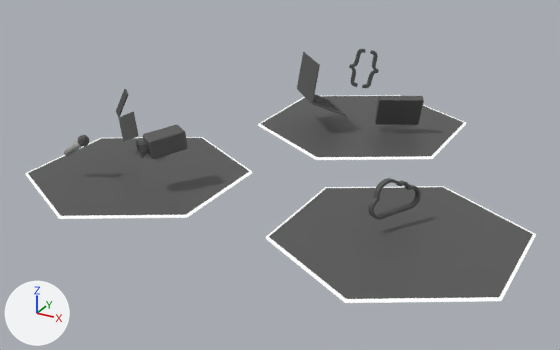
Before and after pictures for a commit that changed the glTF model public/models/LANDING.glb.
One viewpoint serves both versions: a 50 mm camera at (7.31, -14.18, 7.04) aimed at (-0.52, 0.05, -0.08). Arrows for +X, +Y and +Z are at lower left; the lights stay in place. Where no turn or scale is listed for an object, it has been applied to the vertices. Vertices at the same position are counted once.
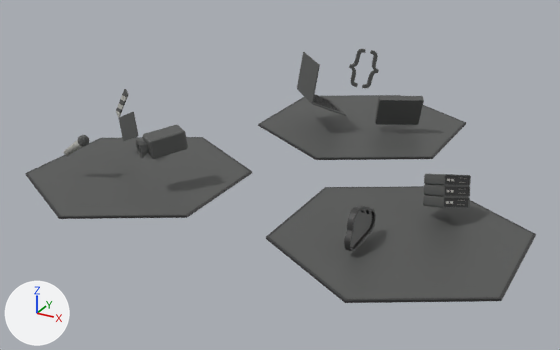
Diff of the bpy script that builds the scene:
```diff
--- a/public/models/LANDING.glb.py
+++ b/public/models/LANDING.glb.py
@@ mat_material_003 @@
+mat_material_003 = principled_material('Material.003')
+mat_material_003.base_color = (0.0385, 0.0385, 0.0385)  # black #373737
@@ me_circle @@
 me_circle.from_pydata(...)  # 24 vertices, 44 faces; spans x 0.89..5.28, y -4.32..0.76, z 0.1..0.15
 # used by ob_circle; location = (0.0, 0.0, 0.0)
+# me_circle part 1: all 36 faces that had it switch from mat_material_002 (black #000000) to mat_material_003 (black #373737)
 me_circle.materials.append(mat_material_001)
@@ me_circle_001 @@
 me_circle_001.from_pydata(...)  # 24 vertices, 44 faces; spans x -2.35..2.35, y 0.85..6.28, z 0.1..0.15
 # used by ob_circle_001; location = (0.0, 0.0, 0.0)
+# me_circle_001 part 2: all 36 faces that had it switch from mat_material_002 (black #000000) to mat_material_003 (black #373737)
 me_circle_001.materials.append(mat_material_001)
@@ me_circle_002 @@
 me_circle_002.from_pydata(...)  # 24 vertices, 44 faces; spans x -5.26..-0.91, y -4.29..0.73, z 0.11..0.15
 # used by ob_circle_002; location = (0.0, 0.0, 0.0)
+# me_circle_002 part 3: all 36 faces that had it switch from mat_material_002 (black #000000) to mat_material_003 (black #373737)
 me_circle_002.materials.append(mat_material_001)
@@ me_plane_001 @@
 # used by ob_cloud; parent = ob_empty; location = (2.755, -1.629, 0.751); rotation_euler = (0.832, 1.478, 0.282), in degrees (48, 85, 16); scale = (0.429, 0.429, 0.429)
-me_plane_001.from_pydata(...)  # 208 vertices, 416 faces; spans x -1.05..0.63, y -1.15..1.51, z 0.01..0.27
+me_plane_001.from_pydata(...)  # 312 vertices, 674 faces; spans x -1.05..0.63, y -1.15..1.51, z 0.01..0.27
+# me_plane_001 part 4: 104 vertices added at x -1.05..0.63, y -1.15..1.51, z 0.14
+# me_plane_001 part 5: 208 faces spanning x -1.05..0.63, y -1.15..1.51, z 0.01..0.27 switch from mat_material_001 (dark grey #565856) to mat_material_003 (black #373737)
@@ me_cube_011 @@
+me_cube_011.from_pydata(...)  # 140 vertices, 268 faces; spans x -0.439..0.45, y -0.435..0.428, z -0.257..0.262
+# faces by material slot: [146, 68, 54]
+me_cube_011.materials.append(mat_material_001)  # dark grey #565856
+me_cube_011.materials.append(mat_material)  # grey #bab9b4
+me_cube_011.materials.append(mat_material_003)  # black #373737
@@ ob_cloud @@
 ob_cloud.parent = ob_empty
-ob_cloud.location = (2.755, -1.629, 0.751)
-ob_cloud.rotation_euler = (0.832, 1.478, 0.282)  # degrees (48, 85, 16)
+ob_cloud.location = (2.497, -2.6, 0.524)
+ob_cloud.rotation_euler = (0.832, 1.478, 0.819)  # degrees (48, 85, 47)
 ob_cloud.scale = (0.429, 0.429, 0.429)
@@ ob_cube_005 @@
+ob_cube_005 = bpy.data.objects.new('Cube.005', me_cube_011)
+ob_cube_005.location = (3.53, -0.62, 0.93)
@@ ob_cube_004 @@
+ob_cube_004 = bpy.data.objects.new('Cube.004', me_cube_011.copy())
+ob_cube_004.location = (3.56, -0.69, 0.74)
@@ ob_cube_003 @@
+ob_cube_003 = bpy.data.objects.new('Cube.003', me_cube_011.copy())
+ob_cube_003.location = (3.59, -0.77, 0.55)
```

Boxes [x1, y1, x2, y2] around the edits, measured in the pictures (560 x 350 px):
'cloud', reshaped, moved, turned: before [368, 178, 421, 220]; after [344, 206, 376, 251]
'Cube.003', added: after [423, 195, 470, 208]
    faces in mat_material_001 (dark grey #565856): [423, 195, 470, 208]
    faces in mat_material_003 (black #373737): [444, 198, 469, 207]
'Cube.005', added: after [424, 174, 471, 186]
    faces in mat_material_001 (dark grey #565856): [424, 174, 471, 186]
    faces in mat_material_003 (black #373737): [445, 175, 469, 185]
'Cube.004', added: after [424, 184, 470, 197]
    faces in mat_material_001 (dark grey #565856): [424, 184, 470, 197]
    faces in mat_material_003 (black #373737): [445, 186, 469, 196]
part 1 of me_circle, recoloured (white to grey): [266, 186, 536, 303] in both
part 2 of me_circle_001, recoloured (white to grey): [258, 95, 466, 160] in both
part 3 of me_circle_002, recoloured (white to grey): [25, 137, 252, 219] in both
part 4 of me_plane_001, added: after [344, 206, 375, 251]
part 5 of me_plane_001, recoloured: before [372, 180, 421, 220]; after [350, 207, 376, 251]
